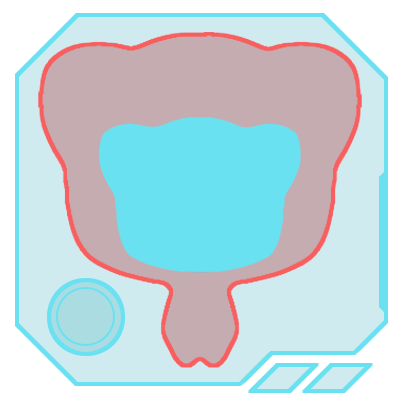
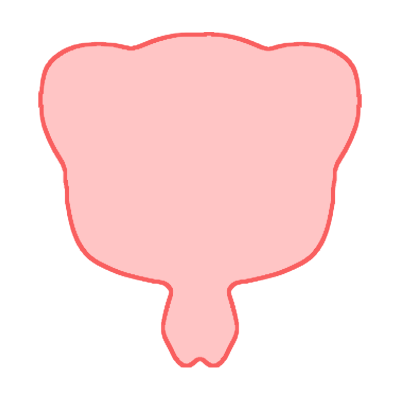
Revision of a layered 400 × 400 image; what changed, layer by layer:
hid "Layer 8" over [379, 170, 386, 314]
hid "Layer 7" over [56, 287, 115, 346]
hid "Layer 6" over [47, 278, 125, 356]
hid "Layer 5" over [302, 363, 373, 393]
hid "Layer 4" over [248, 363, 319, 393]
hid "Layer 12 copy" over [98, 117, 301, 273]
hid "Layer 2" over [15, 13, 388, 386]
hid "Layer 12 copy 2" over [151, 199, 248, 273]
hid "Layer 11" over [40, 34, 370, 391]
hid "Layer 10" over [17, 15, 386, 384]
